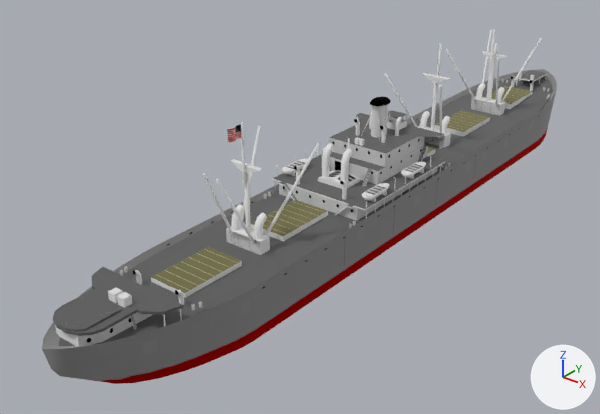
The glTF model models/vehicles/liberty.glb, before and after one commit.
Both versions are drawn from a 50 mm camera at (71.11, -109.94, 61.14) aimed at (-7.25, -11.98, 0.4). Lighting does not change. The marker at lower right points along +X, +Y and +Z. Where no turn or scale is listed for an object, it has been applied to the vertices. Vertices at the same position are counted once.

Names of what the first picture shows: 'deck', 'hull'.
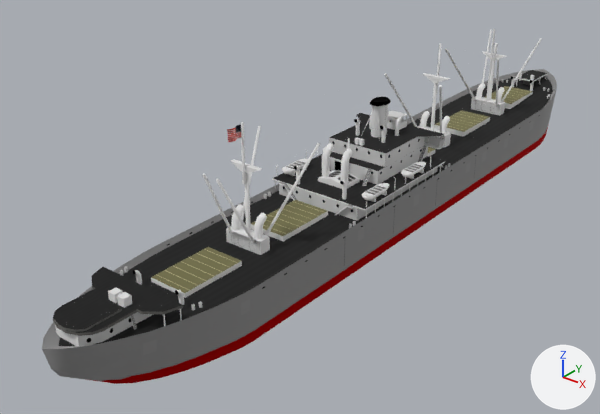
Edits to the scene script, one JSON object a line:
```json
{"block": "me_part000", "where": "# used by ob_deck; location = (0.0, 0.0, 0.0)"}
{"op": "remove", "block": "me_part000", "code": "me_part000.from_pydata(...)  # 8801 vertices, 13353 faces; spans x -9.1..9.1, y -66.2..66.0, z 3.5..23.1"}
{"op": "add", "block": "me_part000", "code": "me_part000.from_pydata(...)  # 8603 vertices, 13347 faces; spans x -9.1..9.1, y -66.2..66.0, z 3.5..23.1"}
{"block": "me_part000", "change": "me_part000 part 1: 84 vertices removed from x -6.9..6.9, y -64.5..-53.8, z 7.1..8.0"}
{"block": "me_part000", "change": "me_part000 part 2: 86 kept faces spanning x -9.1..9.1, y -66.2..65.9, z 4.4..11.5 get new texture (UV) coordinates"}
{"block": "me_part000", "change": "me_part000 part 3: 204 faces spanning x -9.1..9.1, y -66.2..65.9, z 4.4..13.7 switch from mat_col_bebebe (grey #8e8e8e) to mat_mat_main (picture img_libertyship)"}
```

Where the change shows, as pixel boxes (x1, y1, x2, y2) in the pictures (600 x 414 px):
```json
{"part": 1, "of": "me_part000", "change": "deleted", "before": [53, 288, 137, 333]}
{"part": 2, "of": "me_part000", "change": "surface changed", "before": [59, 70, 552, 346], "after": [59, 70, 552, 346], "on screen": "grey to black"}
{"part": 3, "of": "me_part000", "change": "recoloured", "before": [53, 80, 530, 336], "after": [53, 80, 530, 336]}
```
